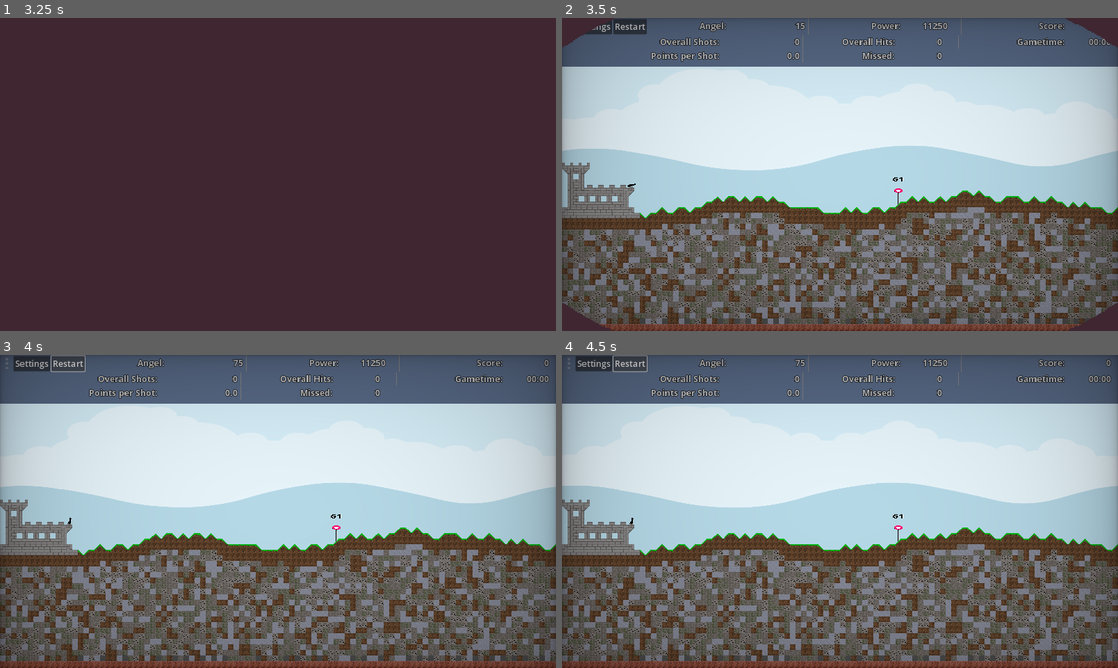
Above: before the commit, frames 1-4 (two rows, left to right).
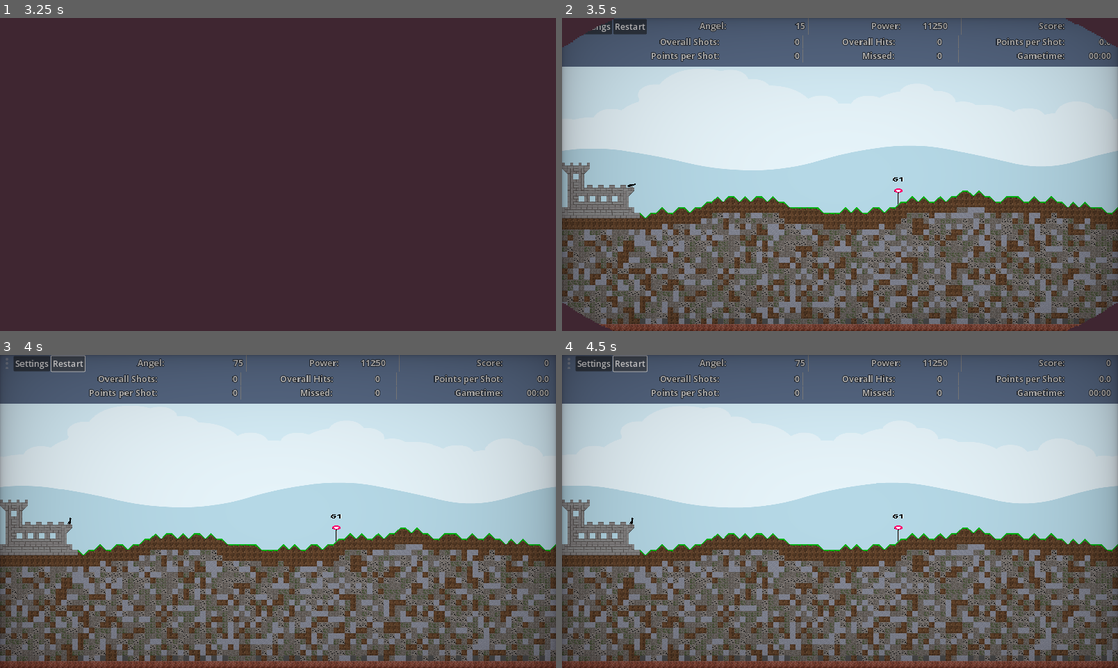
Above: after the commit, the same moments.

Repository: Coding-4Fun/Just4Fun_Mini_Shootergame
Game: Godot game, scene res://UI/MainMenuUI/MainMenuUI.tscn
The game is run twice, just before and just after one commit, with the same random seed, the same clock (stepped at 60 frames per second) and the same inputs.
Inputs:
- Up to frame 1 (3.25 s): click "Play" at 0.5 s; click "Max Play Time" at 1.25 s; click "Max Play Time" at 2 s; click "Start Game" at 2.75 s
- Up to frame 2 (3.5 s): no input
- Up to frame 3 (4 s): click "Restart" at 3.5 s
- Up to frame 4 (4.5 s): click "Restart" at 4.25 s

Frame 1 is identical in both runs. In frame 2, 0.5% of the frame differs, in the area x 40-99%, y 6-15%; in frame 3, 0.5%; in frame 4, 0.5%.
Error in both runs: Attempt to call function 'get_as_text' in base 'null instance' on a null instance. (res://Globals/GameConfig/config.gd:79)

Commit message:
Chg: Change Posion for Label PpS and GameTimer

Diff:
--- a/UI/InGameUI/IngameUI_Redesign.tscn
+++ b/UI/InGameUI/IngameUI_Redesign.tscn
@@ -213,27 +213,28 @@
 layout_mode = 2
 size_flags_horizontal = 3
 
-[node name="hBoxGametimer" type="HBoxContainer" parent="BoxContainer/HBoxHudMiddle"]
-custom_minimum_size = Vector2(392, 0)
-layout_mode = 2
-size_flags_horizontal = 2
+[node name="hBoxPointsPerShot" type="HBoxContainer" parent="BoxContainer/HBoxHudMiddle"]
+custom_minimum_size = Vector2(392, 0)
+layout_mode = 2
+size_flags_horizontal = 2
+mouse_filter = 2
 alignment = 2
 
-[node name="label" type="Label" parent="BoxContainer/HBoxHudMiddle/hBoxGametimer"]
-layout_mode = 2
-size_flags_horizontal = 10
-theme_type_variation = &"InGameUIHudLabel"
-text = "Gametime:"
-horizontal_alignment = 1
-vertical_alignment = 1
-
-[node name="labelGameTime" type="Label" parent="BoxContainer/HBoxHudMiddle/hBoxGametimer"]
-custom_minimum_size = Vector2(130, 0)
-layout_mode = 2
-theme_type_variation = &"InGameUIHudLabel"
-text = "00:00"
-horizontal_alignment = 2
-vertical_alignment = 1
+[node name="label" type="Label" parent="BoxContainer/HBoxHudMiddle/hBoxPointsPerShot"]
+layout_mode = 2
+size_flags_horizontal = 10
+theme_type_variation = &"InGameUIHudLabel"
+text = "Points per Shot:"
+horizontal_alignment = 1
+vertical_alignment = 1
+
+[node name="labPointsPerShots" type="Label" parent="BoxContainer/HBoxHudMiddle/hBoxPointsPerShot"]
+custom_minimum_size = Vector2(130, 0)
+layout_mode = 2
+size_flags_vertical = 0
+theme_type_variation = &"InGameUIHudLabel"
+text = "123456789"
+horizontal_alignment = 2
 
 [node name="VSeparator4" type="VSeparator" parent="BoxContainer/HBoxHudMiddle"]
 custom_minimum_size = Vector2(15, 0)
@@ -300,29 +301,27 @@
 layout_mode = 2
 size_flags_horizontal = 3
 
-[node name="hBoxPointsPerShot_2" type="HBoxContainer" parent="BoxContainer/HBoxHudBottom"]
-visible = false
-custom_minimum_size = Vector2(392, 0)
-layout_mode = 2
-size_flags_horizontal = 2
-mouse_filter = 2
+[node name="hBoxGametimer" type="HBoxContainer" parent="BoxContainer/HBoxHudBottom"]
+custom_minimum_size = Vector2(392, 0)
+layout_mode = 2
+size_flags_horizontal = 2
 alignment = 2
 
-[node name="label" type="Label" parent="BoxContainer/HBoxHudBottom/hBoxPointsPerShot_2"]
-layout_mode = 2
-size_flags_horizontal = 10
-theme_type_variation = &"InGameUIHudLabel"
-text = "Points per Shot:"
-horizontal_alignment = 1
-vertical_alignment = 1
-
-[node name="labPointsPerShots" type="Label" parent="BoxContainer/HBoxHudBottom/hBoxPointsPerShot_2"]
-custom_minimum_size = Vector2(130, 0)
-layout_mode = 2
-size_flags_vertical = 0
-theme_type_variation = &"InGameUIHudLabel"
-text = "123456789"
-horizontal_alignment = 2
+[node name="label" type="Label" parent="BoxContainer/HBoxHudBottom/hBoxGametimer"]
+layout_mode = 2
+size_flags_horizontal = 10
+theme_type_variation = &"InGameUIHudLabel"
+text = "Gametime:"
+horizontal_alignment = 1
+vertical_alignment = 1
+
+[node name="labelGameTime" type="Label" parent="BoxContainer/HBoxHudBottom/hBoxGametimer"]
+custom_minimum_size = Vector2(130, 0)
+layout_mode = 2
+theme_type_variation = &"InGameUIHudLabel"
+text = "00:00"
+horizontal_alignment = 2
+vertical_alignment = 1
 
 [node name="VSeparator3" type="VSeparator" parent="BoxContainer/HBoxHudBottom"]
 custom_minimum_size = Vector2(15, 0)
--- a/UI/InGameUI/ingameui.gd
+++ b/UI/InGameUI/ingameui.gd
@@ -11,7 +11,7 @@
 @export var _backgroundMin := Vector2i(130,220)
 
 @onready var OptionUI = $BoxContainer/VBoxSetting
-@onready var GameHudUI = $BoxContainer/HBoxHudMiddle
+@onready var GameHudUI = $BoxContainer/HBoxHudBottom
 @onready var background: ColorRect = $Background
 
 @onready var texbut_game_menu: TextureButton = $BoxContainer/HBoxHudTop/MarginContainer/hBoxUIButtons/texbutGameMenu
@@ -46,7 +46,7 @@
 	$BoxContainer/HBoxHudBottom/hBoxMisHits/labMissHits.text = str(_missed)
 	$BoxContainer/HBoxHudTop/hBoxScore/labScore.text = str(_score)
 	$BoxContainer/HBoxHudTop/hBoxPower/labPower.text = str(test.min_velocity)
-	$BoxContainer/HBoxHudBottom/hBoxPointsPerShot/labPointsPerShots.text = "0.0"
+	$BoxContainer/HBoxHudMiddle/hBoxPointsPerShot/labPointsPerShots.text = "0.0"
 
 	if Config.get_configdata_value("GameConditionMaxGameTimeEnabled"):
 		GSM.GameTimer.start()
@@ -79,7 +79,8 @@
 		$BoxContainer/HBoxHudMiddle/hBoxHits/labHits.text = str(_hits)
 	if _shots != 0:
 		var pps:float = float(float(_score) / float(_shots))
-		$BoxContainer/HBoxHudBottom/hBoxPointsPerShot/labPointsPerShots.text = "%.3f" % pps
+		$BoxContainer/HBoxHudMiddle/hBoxPointsPerShot/labPointsPerShots.text = "%.3f" % pps
+		#$BoxContainer/HBoxHudMiddle/hBoxPointsPerShot/labPointsPerShots
 	if score < 0:
 		_missed += 1
 		$BoxContainer/HBoxHudBottom/hBoxMisHits/labMissHits.text = str(_missed)
@@ -95,7 +96,7 @@
 	$BoxContainer/HBoxHudMiddle/hBoxShots/labShots.text = str(_shots)
 	$BoxContainer/HBoxHudMiddle/hBoxHits/labHits.text = str(_hits)
 	$BoxContainer/HBoxHudBottom/hBoxMisHits/labMissHits.text = str(_missed)
-	$BoxContainer/HBoxHudBottom/hBoxPointsPerShot/labPointsPerShots.text = "0.0"
+	$BoxContainer/HBoxHudMiddle/hBoxPointsPerShot/labPointsPerShots.text = "0.0"
 #	SignalBus.UIResetGame.emit()
 	GSM.GameTimerTimeElapsed = 0
 
